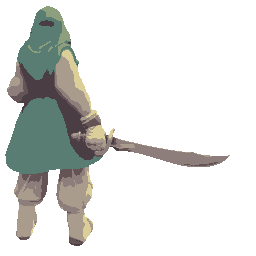
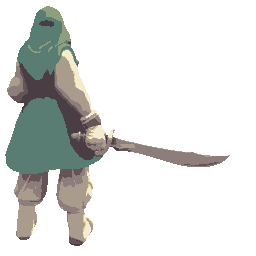
Layered file, before and after one edit (256 × 256). Changes by layer:
painted on "Обычный слой 2 (вставлено)" over (18, 32, 115, 238)